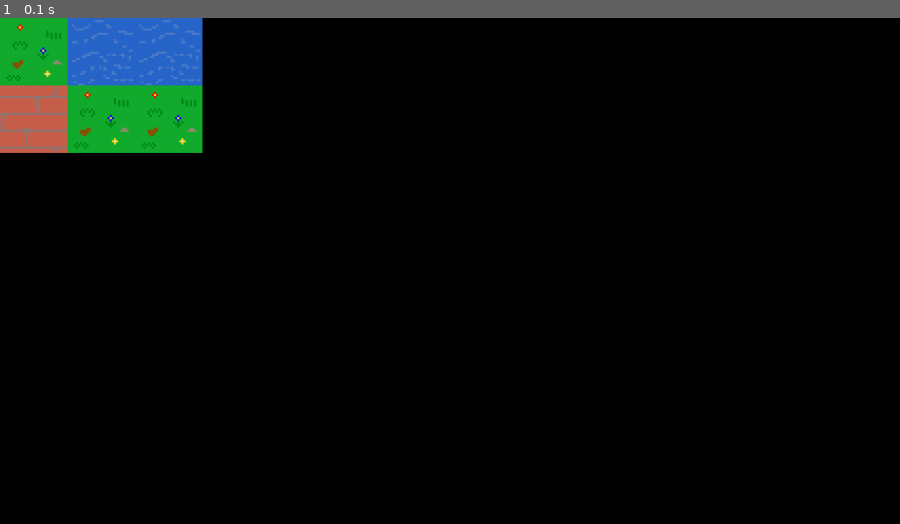
Above: before the commit, frame 1.
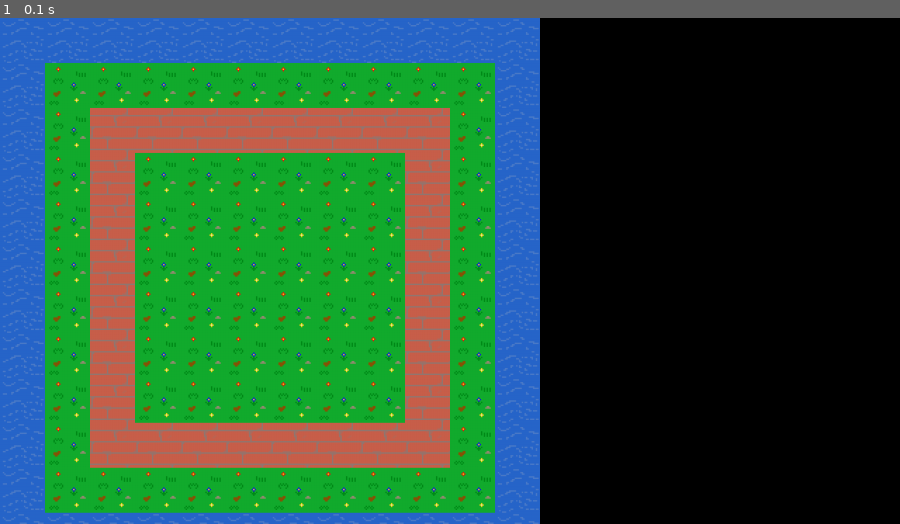
Above: after the commit, the same moment.

Repository: Quazyrog/kinga-pygame
Game: pygame game, started from game_main.py
Two runs of this game, one before a commit and one after it. Both use one fixed random seed, a clock stepped at 60 frames per second and the inputs below.
Inputs:
- Up to frame 1 (0.1 s): no input

The runs differ from the first frame. In frame 1, 58% of the frame differs, in the area x 0-60%, y 0-100%.

Commit message:
Level module and arena generator

Diff:
--- a/game_main.py
+++ b/game_main.py
@@ -1,24 +1,15 @@
 import pygame
+
+import level
 
 
 class Globals:
     running = True
     width = 1280
     height = 720
-    scale_value = 3
+    scale_value = 2
     tile_base_size = 32
     grass_texture = None
-
-
-class Level:
-    def __init__(self):
-        self.width = 3
-        self.height = 2
-        self._tiles = [["grass", "brick"], ["water", "grass"], ["water", "grass"]]
-
-    def __getitem__(self, coord):
-        x, y = coord
-        return self._tiles[x][y]
 
 
 def handle_events():
@@ -38,7 +29,7 @@
     Globals.brick_texture = pygame.image.load('assets/brick.png')
     Globals.brick_texture = pygame.transform.scale_by(Globals.brick_texture, Globals.scale_value)
 
-    l = Level()
+    l = level.get_arena_level(12, 12)
     while Globals.running:
         handle_events()
         screen .fill("black")
--- /dev/null
+++ b/level.py
@@ -0,0 +1,41 @@
+class Level:
+    def __init__(self, width, height, tiles):
+        self.width = width
+        self.height = height
+        self._tiles = tiles
+
+    def __getitem__(self, coord):
+        x, y = coord
+        return self._tiles[x][y]
+
+    def __setitem__(self, coord, value):
+        x, y = coord
+        self._tiles[x][y] = value
+
+
+def get_empty_level(width, height, fill):
+    tiles = []
+    for x in range(width):
+        new_column = []
+        for y in range(height):
+            new_column.append(fill)
+        tiles.append(new_column)
+    return Level(width, height, tiles)
+
+
+def get_arena_level(width, height):
+    level = get_empty_level(width, height, "water")
+
+    for x in range(1, width - 1):
+        for y in range(1, height - 1):
+            level[x, y] = "grass"  # to samo, co: level.__setitem__((x, y), "brick")
+
+    for x in range(2, width - 2):
+        for y in range(2, height - 2):
+            level[x, y] = "brick"
+
+    for x in range(3, width - 3):
+        for y in range(3, height - 3):
+            level[x, y] = "grass"
+
+    return level
